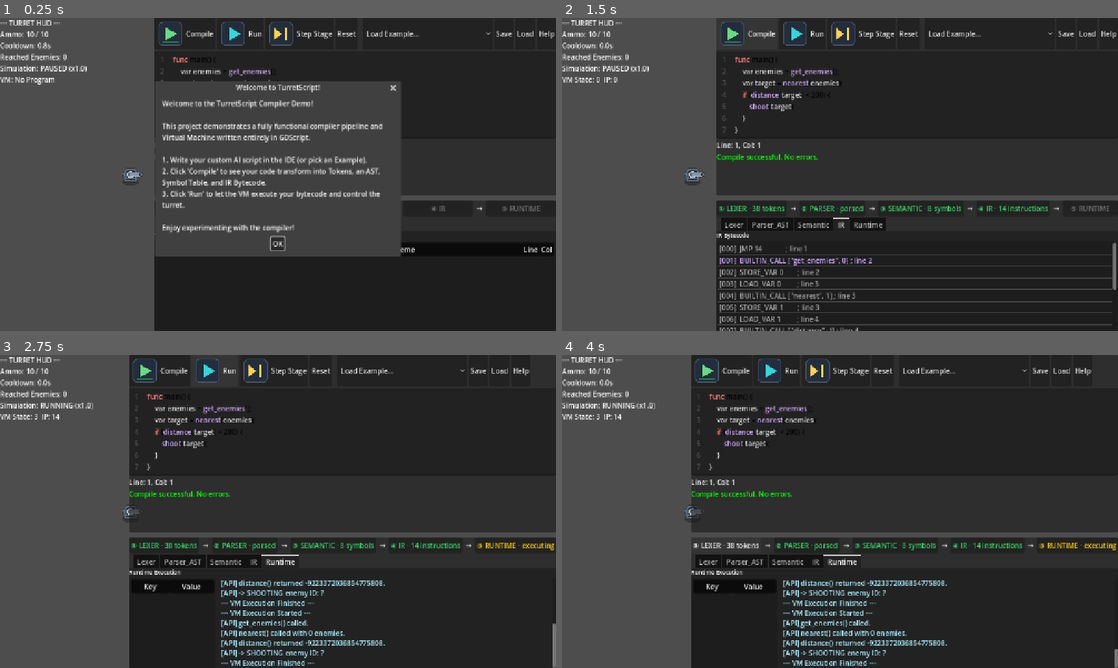
Above: before the commit, frames 1-4 (two rows, left to right).
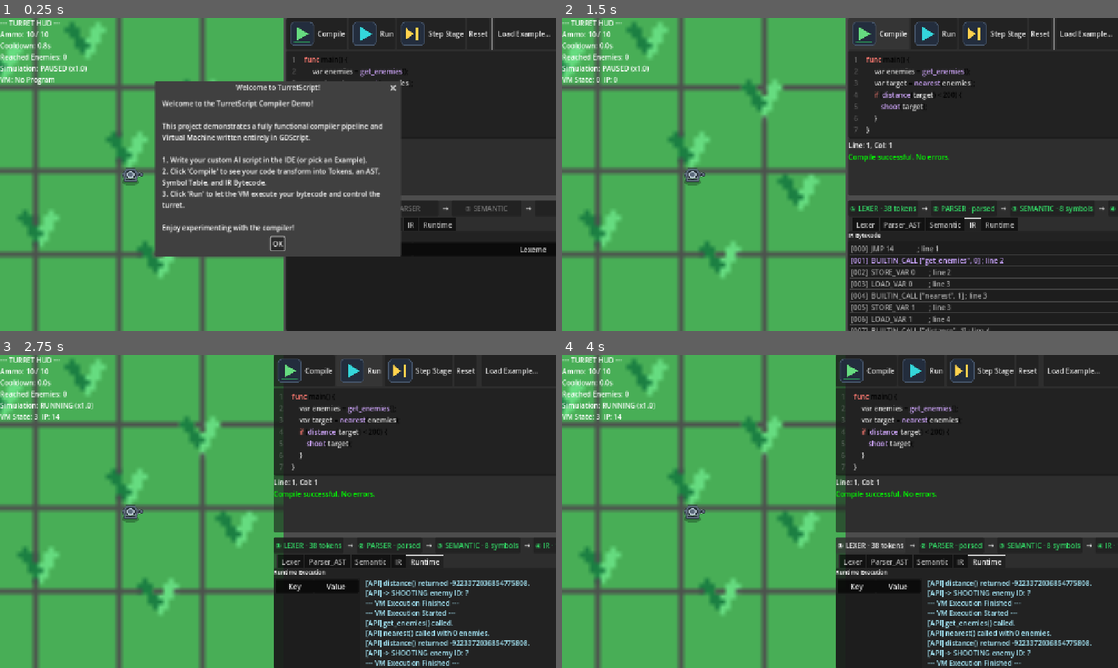
Above: after the commit, the same moments.

Repository: abdullahazharkhan/turret-script
Game: Godot game, scene res://scenes/main.tscn
Same seed, same stepped clock (60 frames per second), same inputs: the game is played once before the commit and once after it.
Inputs:
- Up to frame 1 (0.25 s): no input
- Up to frame 2 (1.5 s): click "OK" at 0.5 s; click "Compile" at 1.25 s
- Up to frame 3 (2.75 s): click "Run" at 2 s
- Up to frame 4 (4 s): click "Step Stage" at 2.75 s; click "① LEXER · 38 tokens" at 3.5 s

The runs differ from the first frame. In frame 1, 39% of the frame differs, in the area x 0-100%, y 0-100%; in frame 2, 55%; in frame 3, 55%; in frame 4, 55%.

Commit message:
fix: grass z-order and split container layout

Diff:
--- a/scenes/entities/enemy.tscn
+++ b/scenes/entities/enemy.tscn
@@ -1,16 +1,19 @@
-[gd_scene load_steps=4 format=3]
+[gd_scene format=3 uid="uid://pxjpqov60w56"]
 
-[ext_resource type="Script" path="res://scripts/entities/enemy.gd" id="1_enemy"]
-[ext_resource type="Texture2D" path="res://assets/sprites/enemies/enemy_scout.png" id="2_esprite"]
+[ext_resource type="Script" uid="uid://csk3j3u34271i" path="res://scripts/entities/enemy.gd" id="1_enemy"]
+[ext_resource type="Texture2D" uid="uid://f6410bygqfe2" path="res://assets/sprites/enemies/enemy_scout.png" id="2_esprite"]
 
 [sub_resource type="CircleShape2D" id="CircleShape2D_enm"]
 radius = 16.0
 
-[node name="Enemy" type="CharacterBody2D"]
+[node name="Enemy" type="CharacterBody2D" unique_id=400678421]
 script = ExtResource("1_enemy")
 
-[node name="Sprite2D" type="Sprite2D" parent="."]
+[node name="Sprite2D" type="Sprite2D" parent="." unique_id=388090909]
+visibility_layer = 15
+z_index = 5
+z_as_relative = false
 texture = ExtResource("2_esprite")
 
-[node name="CollisionShape2D" type="CollisionShape2D" parent="."]
+[node name="CollisionShape2D" type="CollisionShape2D" parent="." unique_id=383537806]
 shape = SubResource("CircleShape2D_enm")
--- a/scenes/entities/projectile.tscn
+++ b/scenes/entities/projectile.tscn
@@ -1,16 +1,18 @@
-[gd_scene load_steps=4 format=3]
+[gd_scene format=3 uid="uid://ch03yjwcaq1pr"]
 
-[ext_resource type="Script" path="res://scripts/entities/projectile.gd" id="1_proj"]
-[ext_resource type="Texture2D" path="res://assets/sprites/projectiles/basic.png" id="2_psprite"]
+[ext_resource type="Script" uid="uid://c4y0n6wf53j44" path="res://scripts/entities/projectile.gd" id="1_proj"]
+[ext_resource type="Texture2D" uid="uid://b51j228aejv3y" path="res://assets/sprites/projectiles/basic.png" id="2_psprite"]
 
 [sub_resource type="CircleShape2D" id="CircleShape2D_proj"]
 radius = 8.0
 
-[node name="Projectile" type="Area2D"]
+[node name="Projectile" type="Area2D" unique_id=994942404]
 script = ExtResource("1_proj")
 
-[node name="Sprite2D" type="Sprite2D" parent="."]
+[node name="Sprite2D" type="Sprite2D" parent="." unique_id=1065744702]
+z_index = 5
+z_as_relative = false
 texture = ExtResource("2_psprite")
 
-[node name="CollisionShape2D" type="CollisionShape2D" parent="."]
+[node name="CollisionShape2D" type="CollisionShape2D" parent="." unique_id=1393324504]
 shape = SubResource("CircleShape2D_proj")
--- a/scenes/entities/turret.tscn
+++ b/scenes/entities/turret.tscn
@@ -1,14 +1,16 @@
-[gd_scene load_steps=4 format=3]
+[gd_scene format=3 uid="uid://bcng8rf8g5v5x"]
 
-[ext_resource type="Script" path="res://scripts/entities/turret.gd" id="1_turr"]
-[ext_resource type="Texture2D" path="res://assets/sprites/turrets/turret_base.png" id="2_tbase"]
-[ext_resource type="Texture2D" path="res://assets/sprites/turrets/turret_barrel.png" id="3_tbarr"]
+[ext_resource type="Script" uid="uid://dc5us6jv1wm5c" path="res://scripts/entities/turret.gd" id="1_turr"]
+[ext_resource type="Texture2D" uid="uid://balsx05mkku6n" path="res://assets/sprites/turrets/turret_base.png" id="2_tbase"]
+[ext_resource type="Texture2D" uid="uid://coek7nqno3e28" path="res://assets/sprites/turrets/turret_barrel.png" id="3_tbarr"]
 
-[node name="Turret" type="Node2D"]
+[node name="Turret" type="Node2D" unique_id=30313578]
 script = ExtResource("1_turr")
 
-[node name="TurretBase" type="Sprite2D" parent="."]
+[node name="TurretBase" type="Sprite2D" parent="." unique_id=104832708]
+z_index = 5
+z_as_relative = false
 texture = ExtResource("2_tbase")
 
-[node name="TurretBarrel" type="Sprite2D" parent="."]
+[node name="TurretBarrel" type="Sprite2D" parent="." unique_id=337557080]
 texture = ExtResource("3_tbarr")
--- a/scenes/main.tscn
+++ b/scenes/main.tscn
@@ -4,11 +4,20 @@
 [ext_resource type="Script" uid="uid://vswgupjqjxtt" path="res://scripts/main.gd" id="1_main"]
 [ext_resource type="PackedScene" path="res://scenes/ui/ide_panel.tscn" id="2_djdhe"]
 [ext_resource type="PackedScene" path="res://scenes/ui/compiler_pipeline_panel.tscn" id="3_oe9fd"]
+[ext_resource type="Texture2D" uid="uid://d36v3jyq8yous" path="res://assets/tiles/grass.png" id="5_tbgi4"]
 
 [node name="Main" type="Node" unique_id=674814874]
 script = ExtResource("1_main")
 
 [node name="GameWorld" parent="." unique_id=195690584 instance=ExtResource("1_kw4c5")]
+
+[node name="Grass" type="Sprite2D" parent="GameWorld" unique_id=1308927586]
+z_index = -10
+z_as_relative = false
+position = Vector2(244, 334)
+scale = Vector2(12, 12)
+texture = ExtResource("5_tbgi4")
+offset = Vector2(2, 1)
 
 [node name="CanvasLayer" type="CanvasLayer" parent="." unique_id=2006173042]
 
@@ -22,6 +31,7 @@
 split_offset = 800
 
 [node name="LeftSpacer" type="Control" parent="CanvasLayer/HSplitContainer" unique_id=1834783554]
+custom_minimum_size = Vector2(950, 0)
 layout_mode = 2
 size_flags_horizontal = 3
 
@@ -30,6 +40,7 @@
 layout_mode = 2
 
 [node name="IDEPanel" parent="CanvasLayer/HSplitContainer/UIVSplit" unique_id=1589383451 instance=ExtResource("2_djdhe")]
+custom_minimum_size = Vector2(1, 0)
 layout_mode = 2
 size_flags_vertical = 3
 
